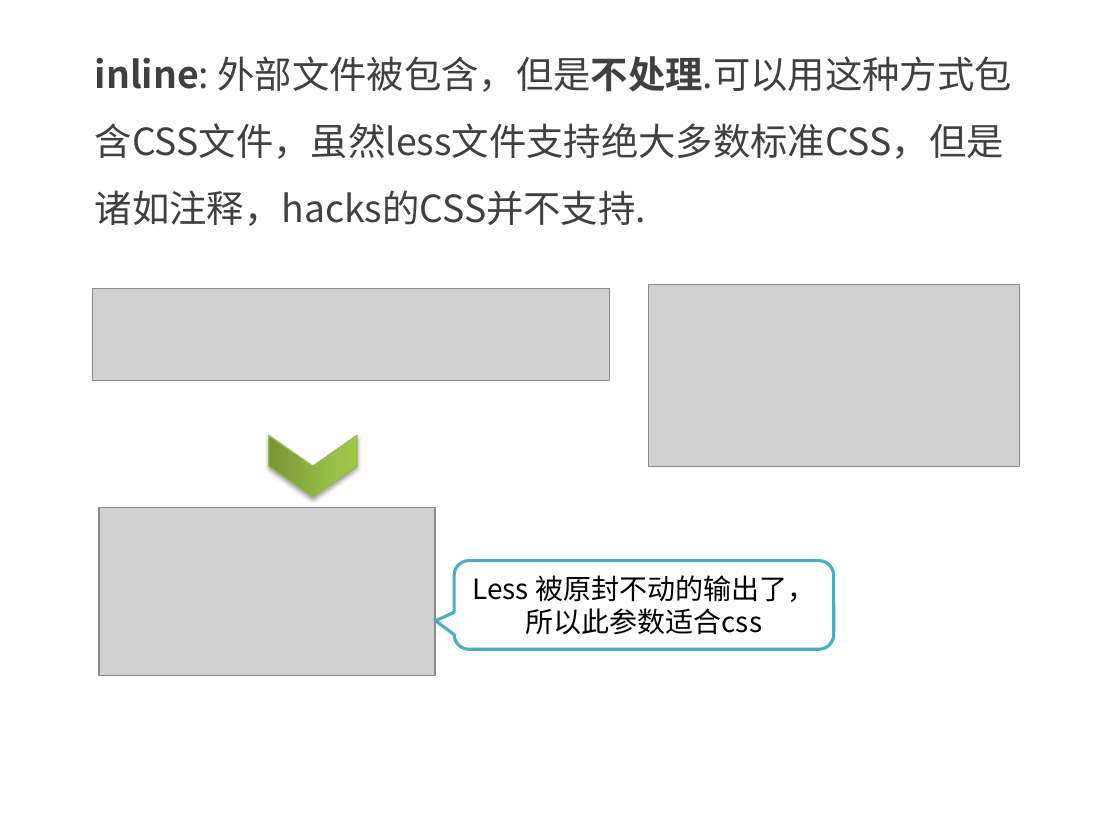
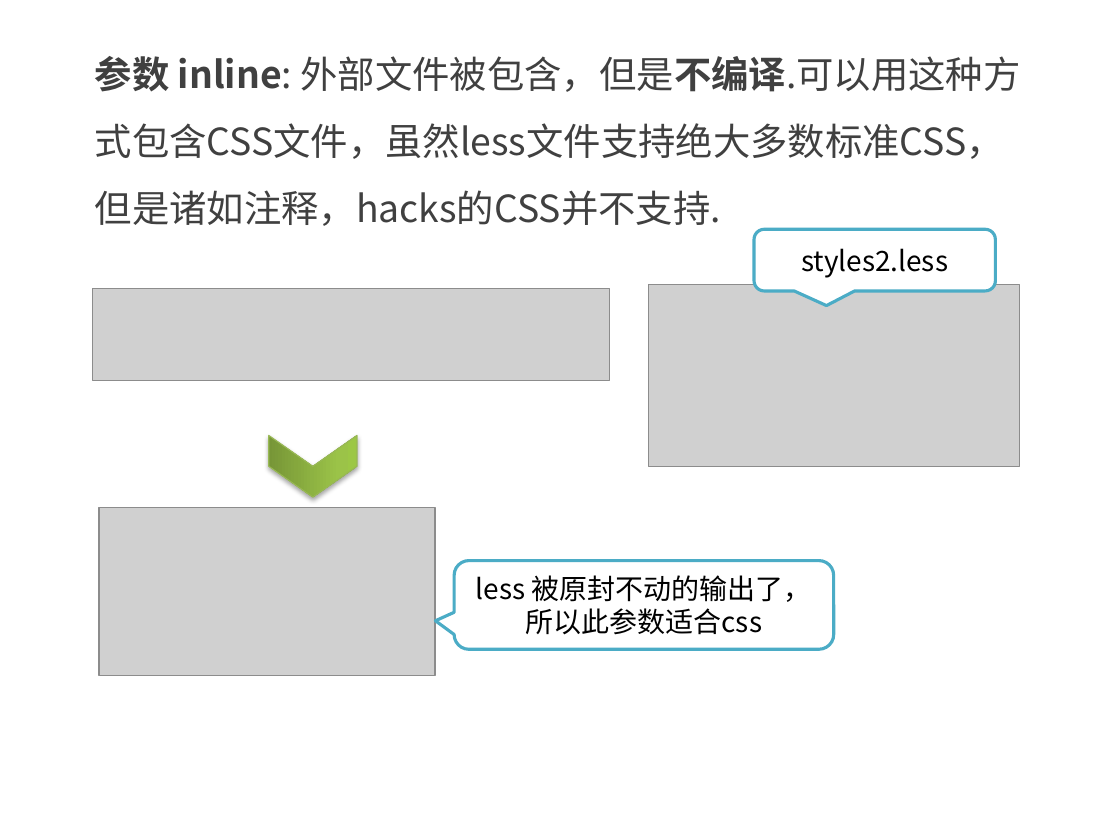
Before and after one commit to kong66/less-class, a slide deck: slide 14 of less-9-分离属性和引入.pptx. Drawn at 1120x840 pixels with LibreOffice and Linux fonts; fonts in the diff are those of the drawing; grey boxes stand for pictures. Boxes give left, top, right and bottom in pixels: in the first picture for what was removed or moved away, otherwise in the second. Text is boxed around its words. In the diff, an @@ line names an element or a change of style, - is before the commit and + after.

Commit message:
less

```diff
--- a/less-9-分离属性和引入.pptx
+++ b/less-9-分离属性和引入.pptx
@@ text at box(95, 56, 1021, 226): text changed @@
-inline: 外部文件被包含，但是不处理.可以用这种方式包含CSS文件，虽然less文件支持绝大多数标准CSS，但是诸如注释，hacks的CSS并不支持.
+参数 inline: 外部文件被包含，但是不编译.可以用这种方式包含CSS文件，虽然less文件支持绝大多数标准CSS，但是诸如注释，hacks的CSS并不支持.
@@ rounded speech box added at box(754, 230, 996, 291), fill #FFFFFF, outline #4BACC6 2 pt, 18 pt, text #000000 @@
+styles2.less
@@ text in rounded speech box at box(476, 575, 812, 635): text changed @@
-Less 被原封不动的输出了，所以此参数适合css
+less 被原封不动的输出了，所以此参数适合css
```
Also in this commit, not shown: 7 other slides changed, 8 other files.
